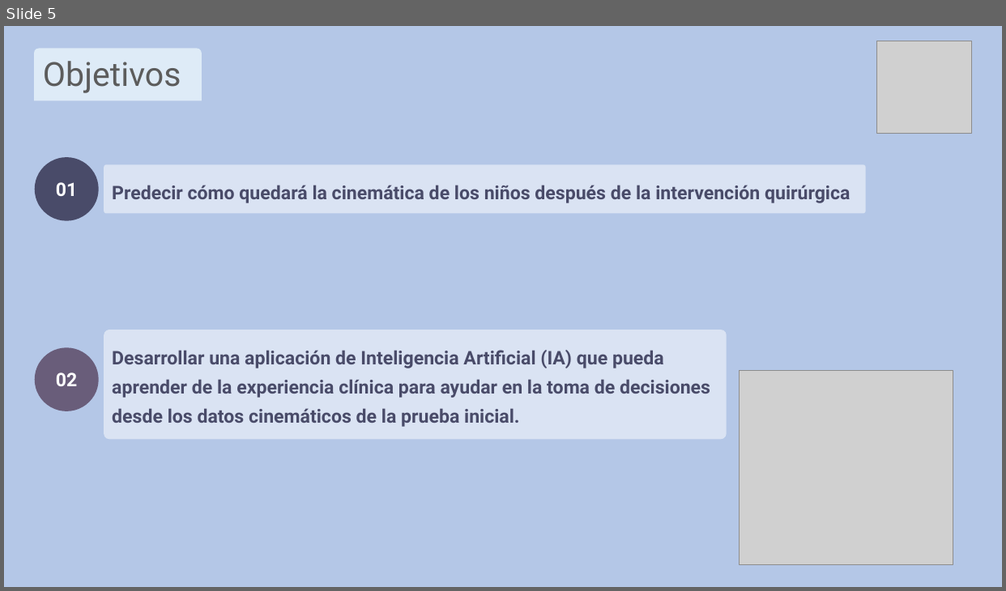
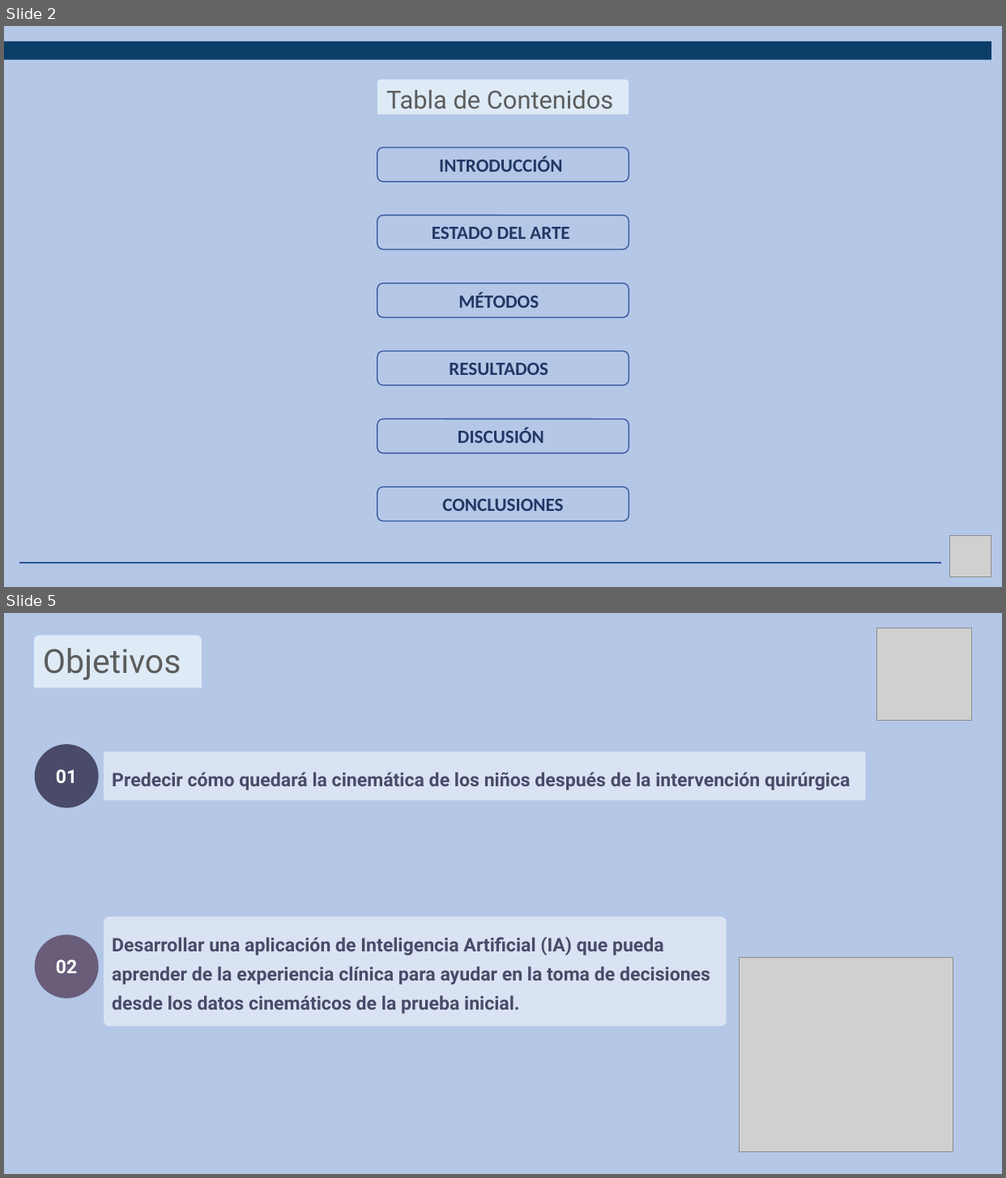
Before and after one commit to bernatsort/Therapy-Progress-Gait-Prediction, a slide deck: Presentación_TFM_Bernat_Sort.pptx. Shown one above the other, each under a label of ours: slide 5 before the commit, slides 2 and 5 after it; the slides between them are not shown. The pictures are 1006x591 and 1006x1178 pixels, drawn with LibreOffice and Linux fonts; fonts in the diff are those of the drawing; grey boxes stand for pictures. Boxes give left, top, right and bottom in pixels: in the first picture for what was removed or moved away, otherwise in the second. Text is boxed around its words. In the diff, an @@ line names an element or a change of style, - is before the commit and + after.

```diff
--- a/Presentación_TFM_Bernat_Sort.pptx
+++ b/Presentación_TFM_Bernat_Sort.pptx
@@ slide 2 added at (4, 26, 1002, 587), background #B4C7E7 @@
@@ rectangle added at (4, 41, 991, 60), fill #0B3D69 @@
@@ round same rect added at (377, 80, 629, 114), fill #DEEBF7, 24 pt, text #5C5C5C @@
+Tabla de Contenidos
@@ rounded rectangle added at (377, 148, 629, 182), outline #2F5597 1 pt, 18 pt, text #203864, bold @@
+INTRODUCCIÓN
@@ rounded rectangle added at (377, 216, 629, 250), outline #2F5597 1 pt, 18 pt, text #203864, bold @@
+ESTADO DEL ARTE
@@ rounded rectangle added at (377, 284, 629, 318), outline #2F5597 1 pt, 18 pt, text #203864, bold @@
+MÉTODOS
@@ rounded rectangle added at (377, 352, 629, 386), outline #2F5597 1 pt, 18 pt, text #203864, bold @@
+RESULTADOS
@@ rounded rectangle added at (377, 419, 629, 454), outline #2F5597 1 pt, 18 pt, text #203864, bold @@
+DISCUSIÓN
@@ rounded rectangle added at (377, 487, 629, 522), outline #2F5597 1 pt, 18 pt, text #203864, bold @@
+CONCLUSIONES
@@ picture added at (950, 535, 991, 577) @@
@@ freeform shape added at (19, 555, 941, 563), outline #2F5597 1.5 pt @@
```
Also in this commit, not shown: 2 other slides added, 1 slide removed.
